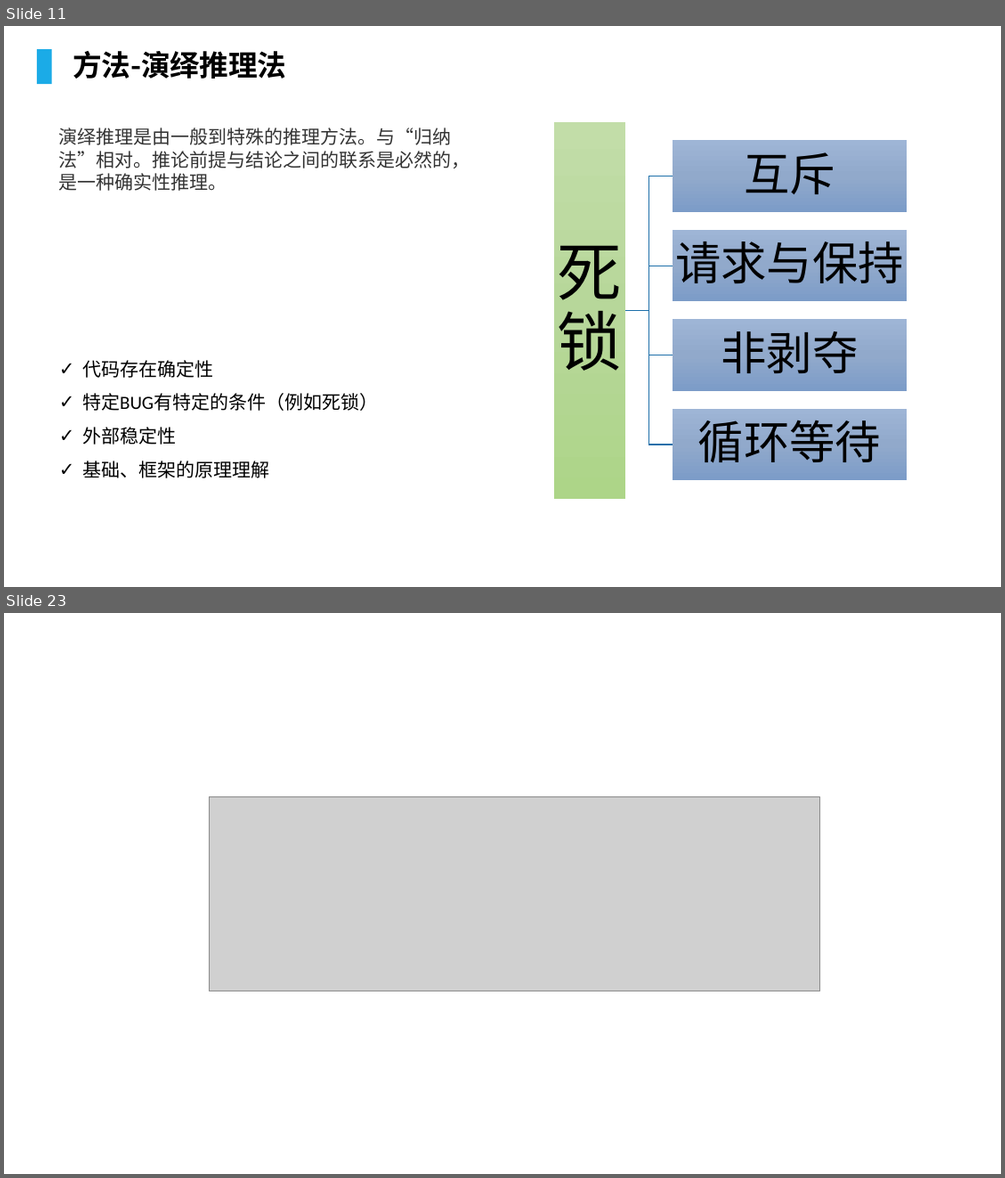
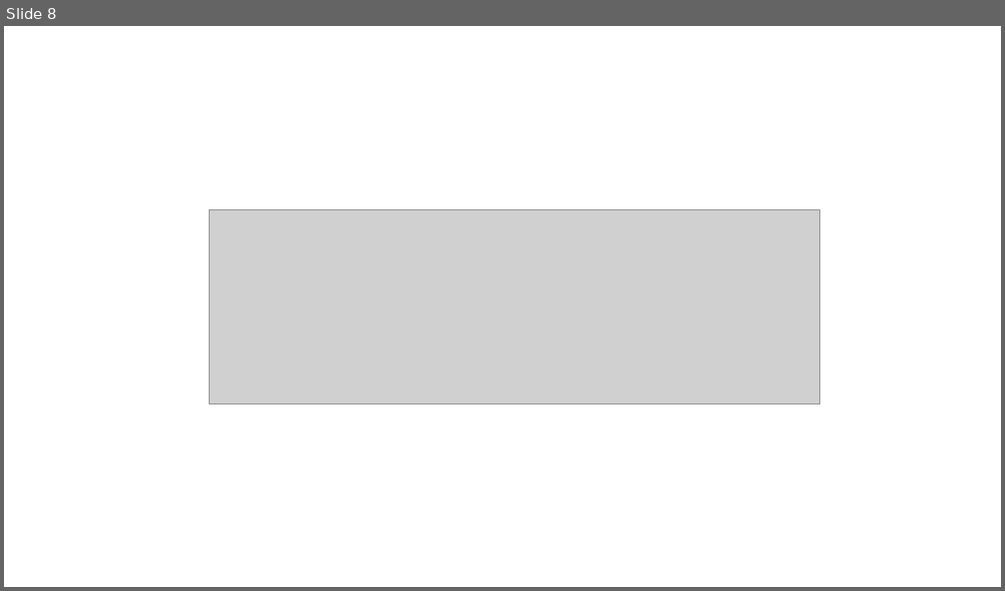
Before and after one commit to lcc929/notes, a slide deck: Spring-Retry.pptx. Shown one above the other, each under a label of ours: slides 11 and 23 before the commit, slide 8 after it; the slides between them are not shown. The pictures are 1005x1178 and 1005x591 pixels, drawn with LibreOffice and Linux fonts; fonts in the diff are those of the drawing; grey boxes stand for pictures; background and template pictures are left out. Boxes give left, top, right and bottom in pixels: in the first picture for what was removed or moved away, otherwise in the second. Text is boxed around its words. In the diff, an @@ line names an element or a change of style, - is before the commit and + after.

```diff
--- a/Spring-Retry.pptx
+++ b/Spring-Retry.pptx
@@ slide 11 removed at (x1=4, y1=26, x2=1001, y2=587), background picture (left out) @@
@@ rectangle removed at (x1=37, y1=49, x2=52, y2=84) @@
@@ text removed at (x1=73, y1=51, x2=286, y2=79) @@
-方法-演绎推理法
@@ text removed at (x1=59, y1=127, x2=470, y2=191) @@
-演绎推理是由一般到特殊的推理方法。与“归纳法”相对。推论前提与结论之间的联系是必然的，是一种确实性推理。
@@ text removed at (x1=82, y1=360, x2=378, y2=478) @@
-✓ 代码存在确定性
-✓ 特定BUG有特定的条件（例如死锁）
-✓ 外部稳定性
-✓ 基础、框架的原理理解
@@ group removed at (x1=554, y1=122, x2=907, y2=499): 5 rectangles, 5 texts, 4 freeform shapes @@
-死锁
-互斥
-请求与保持
-非剥夺
-循环等待
@@ what was slide 23 is now slide 8 @@
```
Also in this commit, not shown: 3 slides changed, 4 slides added, 18 other slides removed.
